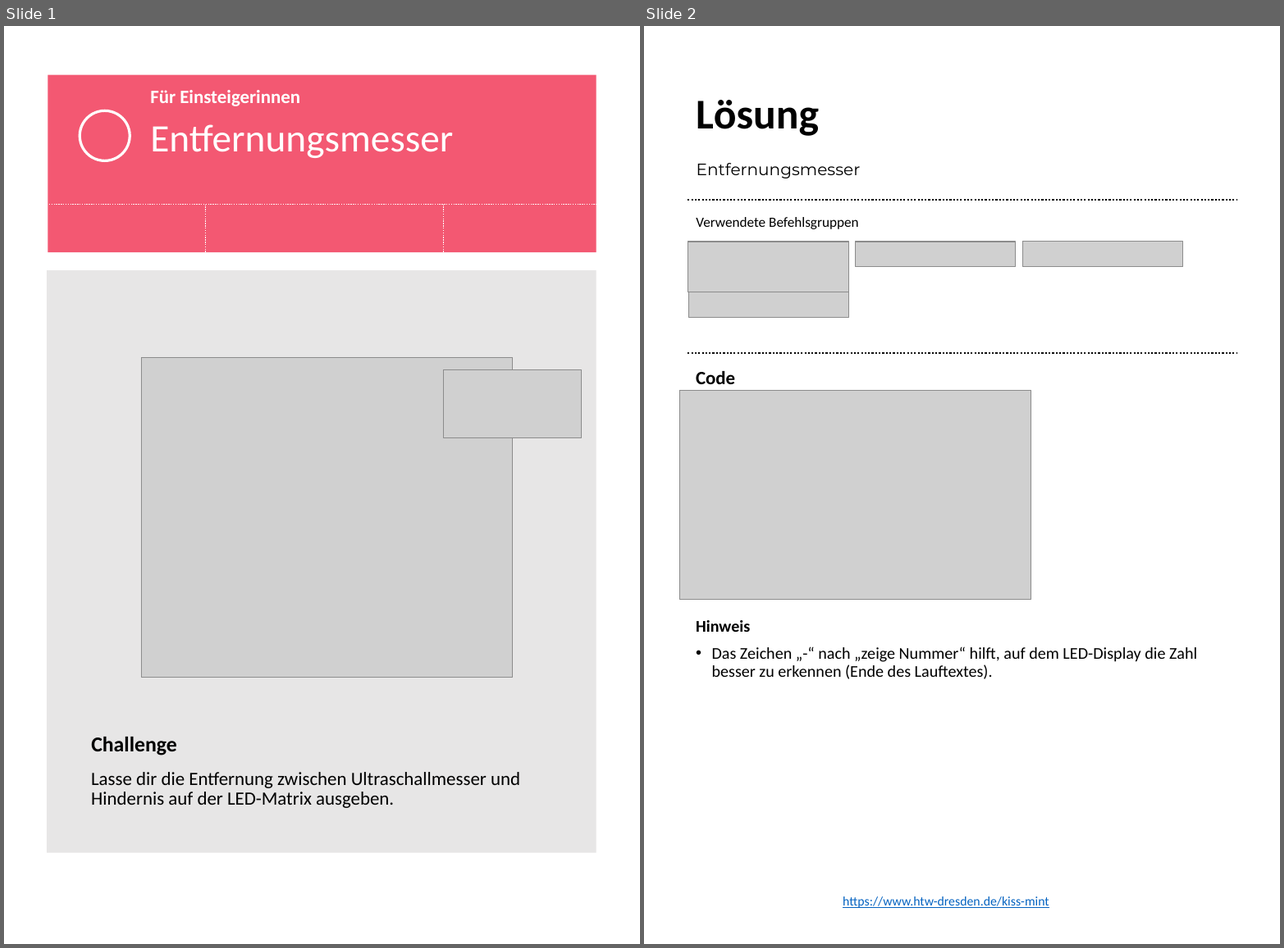
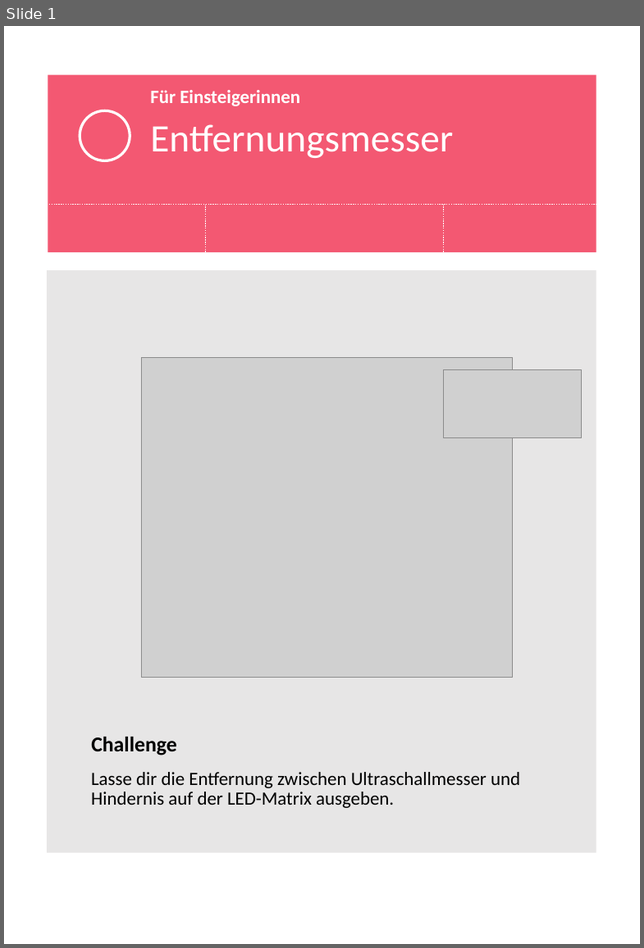
Before and after one commit to macim0/KISS_MINT, a slide deck: Entfernungsmesser/Entfernungsmesser.pptx. Shown side by side, each under a label of ours: slides 1 and 2 before the commit, slide 1 after it. The pictures are 1284x948 and 644x948 pixels, drawn with LibreOffice and Linux fonts; fonts in the diff are those of the drawing; grey boxes stand for pictures; background and template pictures are left out. Boxes give left, top, right and bottom in pixels: in the first picture for what was removed or moved away, otherwise in the second. Text is boxed around its words. In the diff, an @@ line names an element or a change of style, - is before the commit and + after.

```diff
--- a/Entfernungsmesser/Entfernungsmesser.pptx
+++ b/Entfernungsmesser/Entfernungsmesser.pptx
@@ slide 2 removed at bbox=[644, 26, 1280, 944], background #FFFFFF @@
@@ text removed at bbox=[696, 100, 819, 136] @@
-Lösung
@@ title removed at bbox=[696, 163, 860, 179] @@
-Entfernungsmesser
@@ line removed from (688, 200) to (1235, 200) @@
@@ text removed at bbox=[696, 217, 859, 229] @@
-Verwendete Befehlsgruppen
@@ picture removed at bbox=[688, 241, 848, 292] @@
@@ picture removed at bbox=[855, 241, 1015, 266] @@
@@ picture removed at bbox=[1022, 241, 1183, 266] @@
@@ picture removed at bbox=[688, 292, 848, 317] @@
@@ line removed from (688, 353) to (1235, 353) @@
@@ picture removed at bbox=[679, 390, 1030, 599] @@
@@ text removed at bbox=[696, 371, 735, 384] @@
-Code
@@ text removed at bbox=[696, 620, 1197, 680] @@
-Hinweis
-• Das Zeichen „-“ nach „zeige Nummer“ hilft, auf dem LED-Display die Zahl besser zu erkennen (Ende des Lauftextes).
@@ text removed at bbox=[842, 897, 1049, 908] @@
-https://www.htw-dresden.de/kiss-mint
```
Also in this commit, not shown: 3 other files.
